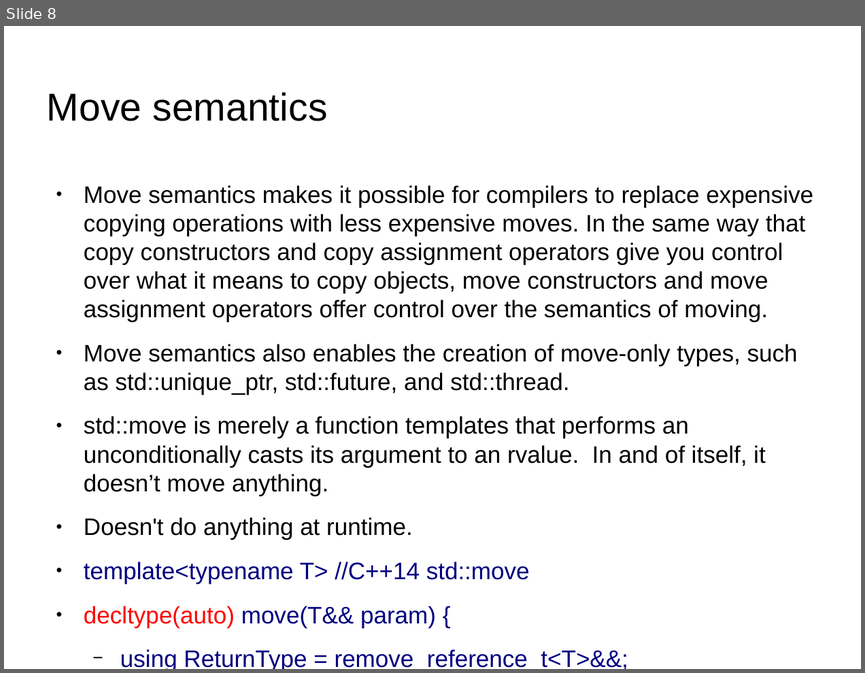
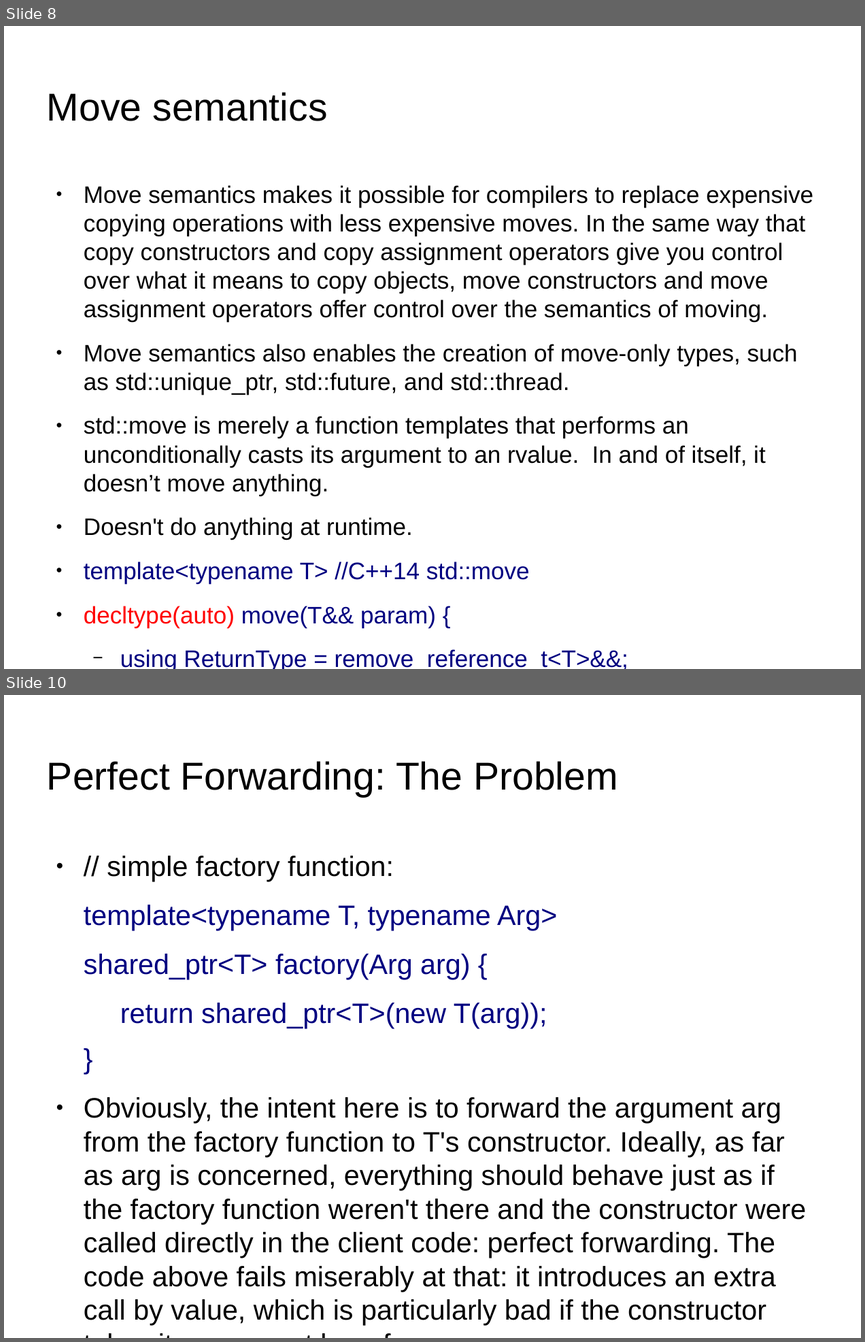
Before and after one commit to kks32/cpp-software-development, a slide deck: Ex16_Rvalue_Move_Semantics/Ex16_Rvalue_Move_Semantics.odp. Shown one above the other, each under a label of ours: slide 8 before the commit, slides 8 and 10 after it; the slides between them are not shown. The pictures are 865x673 and 865x1342 pixels, drawn with LibreOffice and Linux fonts; fonts in the diff are those of the drawing; background and template pictures are left out. Boxes give left, top, right and bottom in pixels: in the first picture for what was removed or moved away, otherwise in the second. Text is boxed around its words. In the diff, an @@ line names an element or a change of style, - is before the commit and + after.

Commit message:
Ex16 Perfect forwarding

```diff
--- a/Ex16_Rvalue_Move_Semantics/Ex16_Rvalue_Move_Semantics.odp
+++ b/Ex16_Rvalue_Move_Semantics/Ex16_Rvalue_Move_Semantics.odp
@@ slide 10 added at <box>4,695,861,1338</box>, background picture (left out) @@
@@ title added at <box>47,761,618,797</box>, 36 pt, text #000000 @@
+Perfect Forwarding: The Problem
@@ text added at <box>84,855,806,1325</box>, 26 pt, text #000000 @@
+● // simple factory function:
+template<typename T, typename Arg>
+shared_ptr<T> factory(Arg arg) {
+  return shared_ptr<T>(new T(arg));
+}
+● Obviously, the intent here is to forward the argument arg from the factory function to T's constructor. Ideally, as far as arg is concerned, everything should behave just as if the factory function weren't there and the constructor were called directly in the client code: perfect forwarding. The code above fails miserably at that: it introduces an extra call by value, which is particularly bad if the constructor takes its argument by reference.
```
Also in this commit, not shown: 8 other slides added, 1 slide removed, 2 other files.
